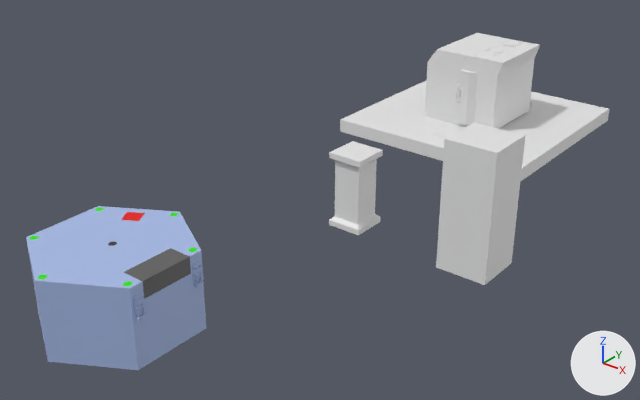
Two versions of the FBX model Beyond Realms/Assets/02.Resources/Modeling/Chapter 3/Chapter_3.fbx, one commit apart.
One viewpoint serves both versions: a 50 mm camera at (5.95, -3.17, 4.62) aimed at (0.08, 4.17, 0.07). The lights are fixed; the arrows at lower right show +X, +Y and +Z. Where no turn or scale is listed for an object, it has been applied to the vertices. Vertices at the same position are counted once.

The first picture shows 'Chapter3_Hexagon_Frame', 'Chapter3_Hexagon_Frame_Center', 'Chapter3_Hexagon_Rotate_Main', 'Chapter3_Square_Floor_Main', 'Chapter3_Square_Frame_Center_Main', 'Chapter3_Square_Frame_Left_Main', 'Chapter3_Square_Frame_Right_Main', 'Chapter3_Stand', 'Player Size'.
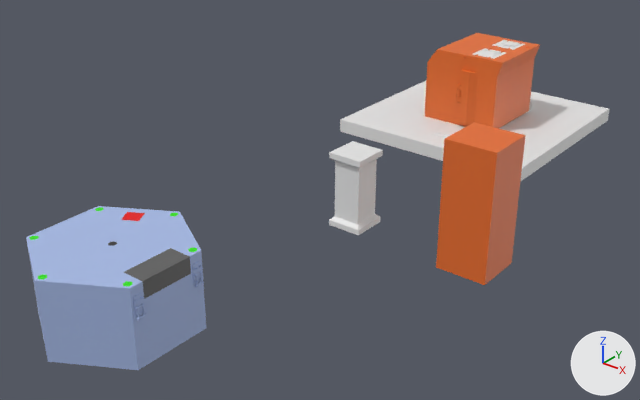
Where the newer file only moved an object's origin or applied its transform, the numbers keep the older frame.

Changed parts and their boxes (x1, y1, x2, y2) in the pictures (640 x 400 px; the box of a moved part takes in the faces that stretch with it):
'Player Size', recoloured (white to orange): (436, 122, 525, 285) in both
'Chapter3_Square_Frame_Left_Main', recoloured (white to orange): (456, 46, 522, 128) in both
'Chapter3_Square_Frame_Center_Main', recoloured (white to orange): (425, 33, 501, 125) in both
'Chapter3_Square_Frame_Right_Main', recoloured (white to orange): (483, 37, 540, 121) in both
part 1 of me_cube, moved or reshaped: before (432, 133, 448, 138); after (431, 132, 448, 138)

The change in detail:
Material 'C3_SQ_Frame' (mat_c3_sq_frame) changes colour from white #e7e7e7 to orange #e76d2a; in linear values from (0.8, 0.8, 0.8) to (0.801, 0.153, 0.0235).
Material 'C3_SQ_Floor' (mat_c3_sq_floor) is new.
Its base color is (0.8, 0.8, 0.8) (white #e7e7e7).
me_cube is used by ob_chapter3_square_floor_main; location (0.0, 8.0, 0.0).
me_cube had 838 vertices, 708 faces and spanned x -1.45..1.45, y -1.45..1.45, z -0.17..0.04.
me_cube now has 908 vertices, 748 faces and spans x -1.45..1.45, y -1.45..1.45, z -0.17..0.04.
me_cube part 1: 170 vertices moved from x -0.09..0.56, y -1.12..-0.48, z 0.0..0.04 to x -0.11..0.56, y -1.12..-0.47, z 0.0..0.04; 7 vertices removed from x 0.43..0.44, y -0.81..-0.76, z 0.0..0.04; 7 vertices added at x 0.42..0.43, y -0.8..-0.75, z 0.0..0.04.
me_cube now uses material mat_c3_sq_floor (white #e7e7e7).
